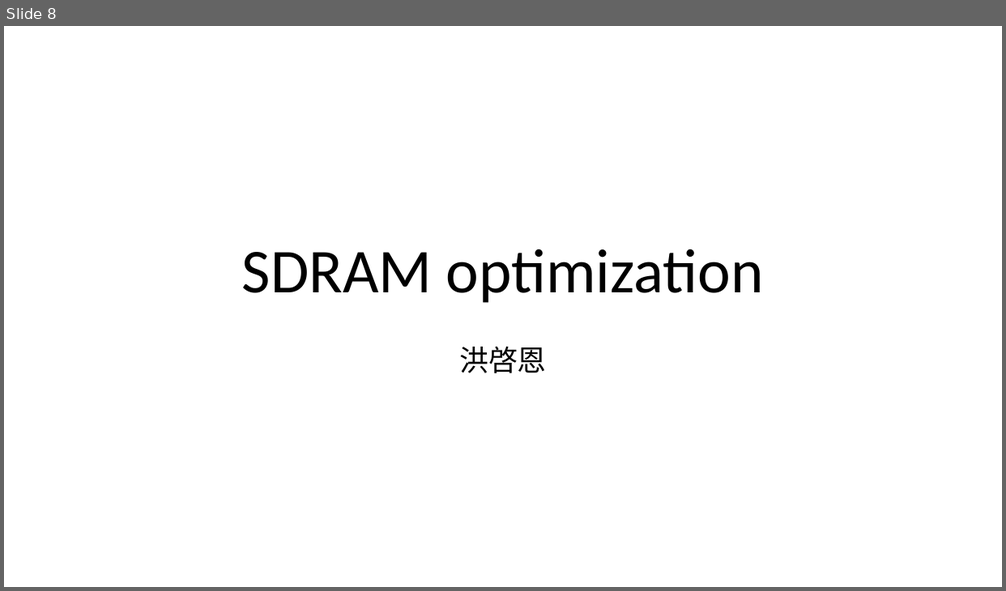
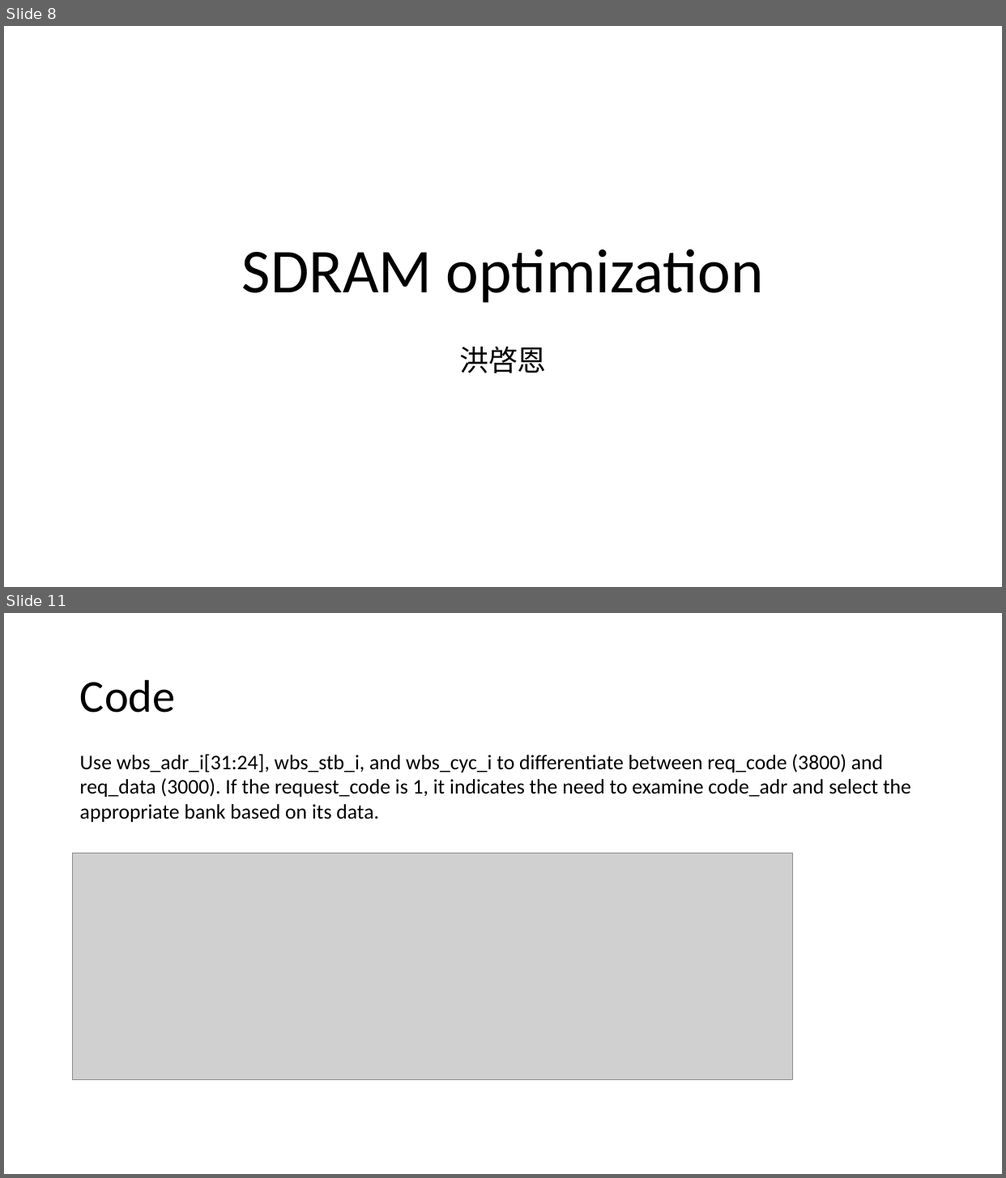
Before and after one commit to sssh311318/SoC_finalproject, a slide deck: SoC_finalproject/Final.pptm. Shown one above the other, each under a label of ours: slide 8 before the commit, slides 8 and 11 after it; the slides between them are not shown. The pictures are 1006x591 and 1006x1178 pixels, drawn with LibreOffice and Linux fonts; fonts in the diff are those of the drawing; grey boxes stand for pictures. Boxes give left, top, right and bottom in pixels: in the first picture for what was removed or moved away, otherwise in the second. Text is boxed around its words. In the diff, an @@ line names an element or a change of style, - is before the commit and + after.

```diff
--- a/SoC_finalproject/Final.pptm
+++ b/SoC_finalproject/Final.pptm
@@ slide 11 added at (4, 613, 1002, 1174), background #FFFFFF @@
@@ title added at (80, 679, 176, 713), 44 pt, text #000000 @@
+Code
@@ text added at (80, 754, 911, 822), 20 pt, text #000000 @@
+Use wbs_adr_i[31:24], wbs_stb_i, and wbs_cyc_i to differentiate between req_code (3800) and req_data (3000). If the request_code is 1, it indicates the need to examine code_adr and select the appropriate bank based on its data.
@@ picture added at (73, 854, 793, 1080) @@
```
Also in this commit, not shown: 2 slides changed, 1 other slide added, 2 slides removed.
